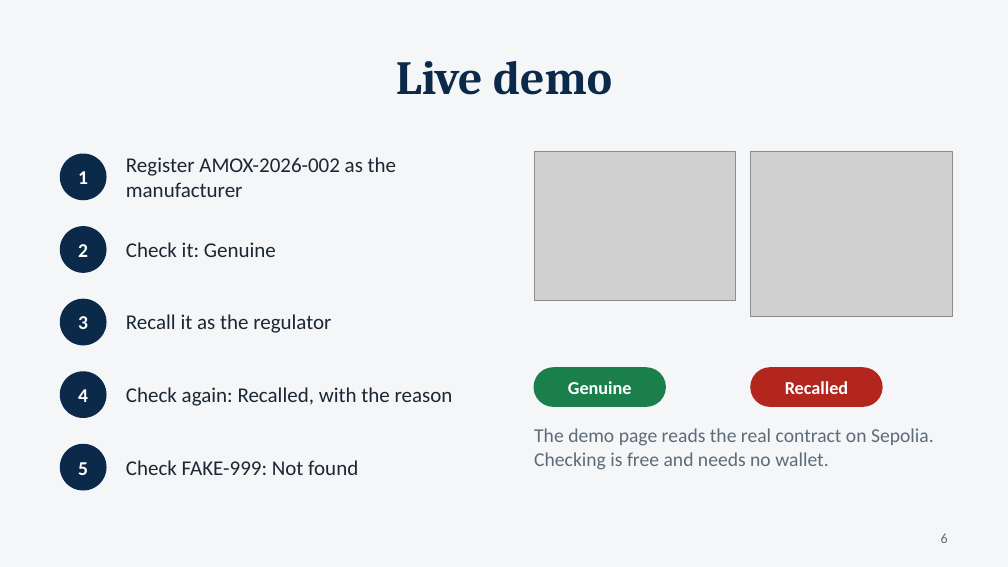
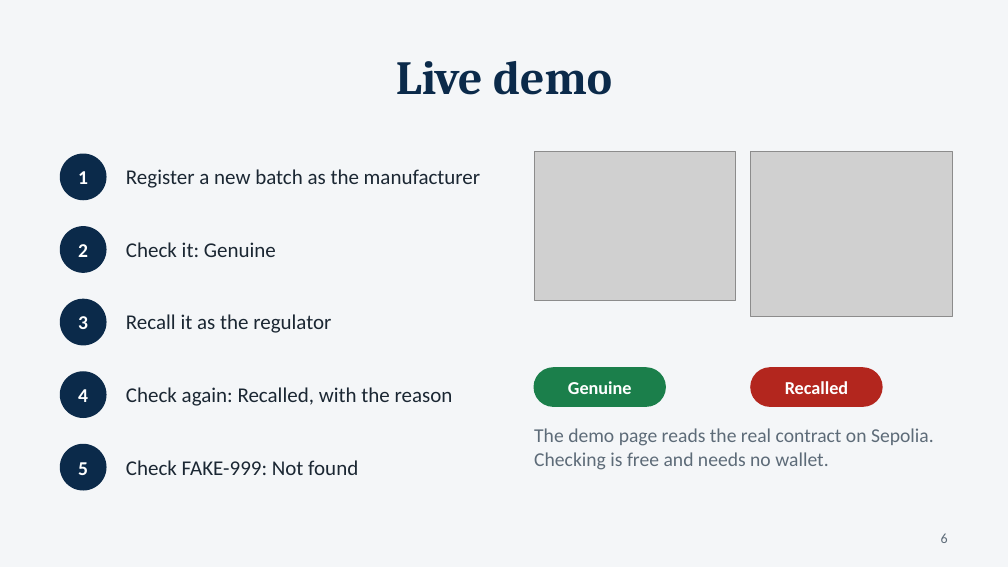
Before and after one commit to shasha-12/Medecine_Registry, a slide deck: slide 6 of docs/Presentation.pptx. Drawn at 1008x567 pixels with LibreOffice and Linux fonts; fonts in the diff are those of the drawing; grey boxes stand for pictures. Boxes give left, top, right and bottom in pixels: in the first picture for what was removed or moved away, otherwise in the second. Text is boxed around its words. In the diff, an @@ line names an element or a change of style, - is before the commit and + after.

```diff
--- a/docs/Presentation.pptx
+++ b/docs/Presentation.pptx
@@ text at [126, 169, 481, 188]: text changed @@
-Register AMOX-2026-002 as the manufacturer
+Register a new batch as the manufacturer
```
Also in this commit, not shown: 1 other file.
